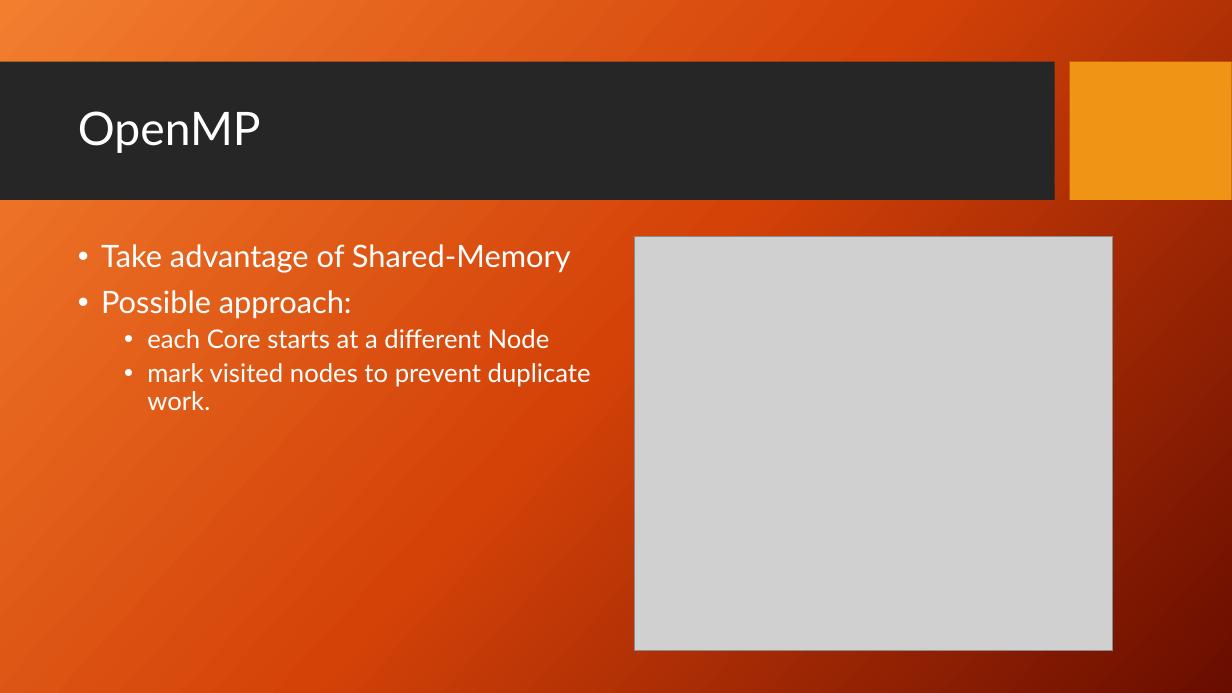
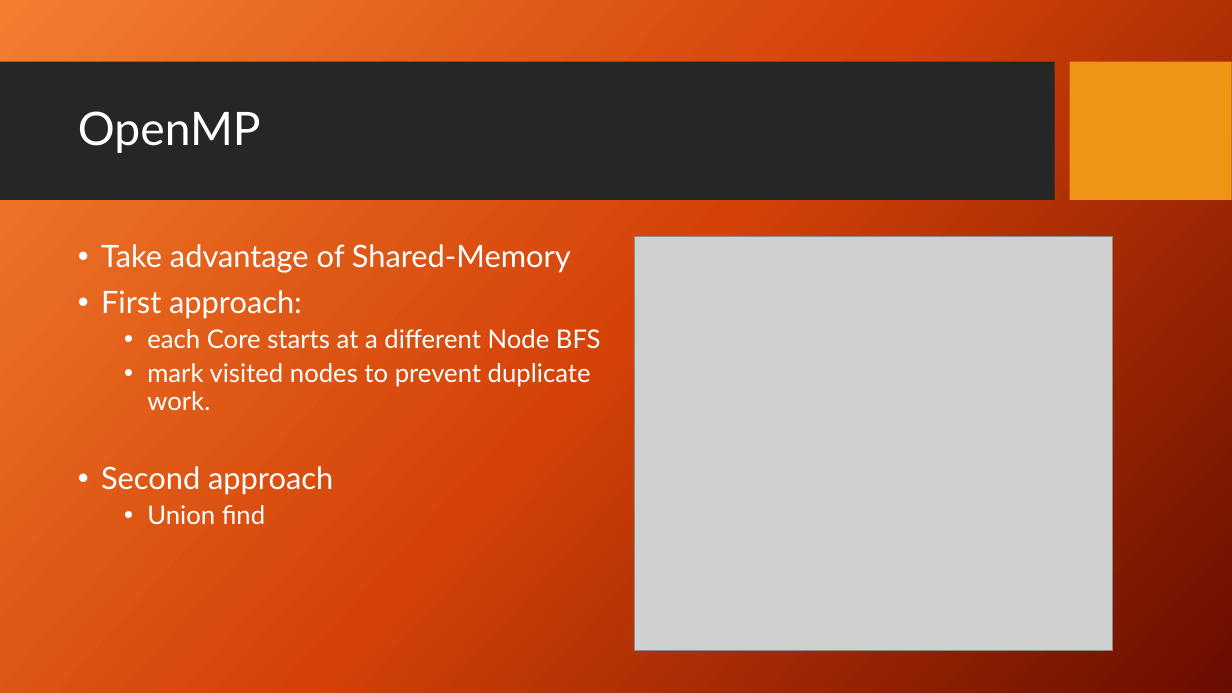
Before and after one commit to Aphlax/Parallelepipeds, a slide deck: slide 4 of ParallelCC.pptx. Drawn at 1232x693 pixels with LibreOffice and Linux fonts; fonts in the diff are those of the drawing; grey boxes stand for pictures; background and template pictures are left out. Boxes give left, top, right and bottom in pixels: in the first picture for what was removed or moved away, otherwise in the second. Text is boxed around its words. In the diff, an @@ line names an element or a change of style, - is before the commit and + after.

Commit message:
improv

```diff
--- a/ParallelCC.pptx
+++ b/ParallelCC.pptx
@@ text at bbox=[101, 290, 601, 349]: text changed @@
-• Possible approach:
-  • each Core starts at a different Node
+• First approach:
+  • each Core starts at a different Node BFS
@@ text at bbox=[101, 466, 333, 525]: paragraphs added @@
+• Second approach
+  • Union find
```
